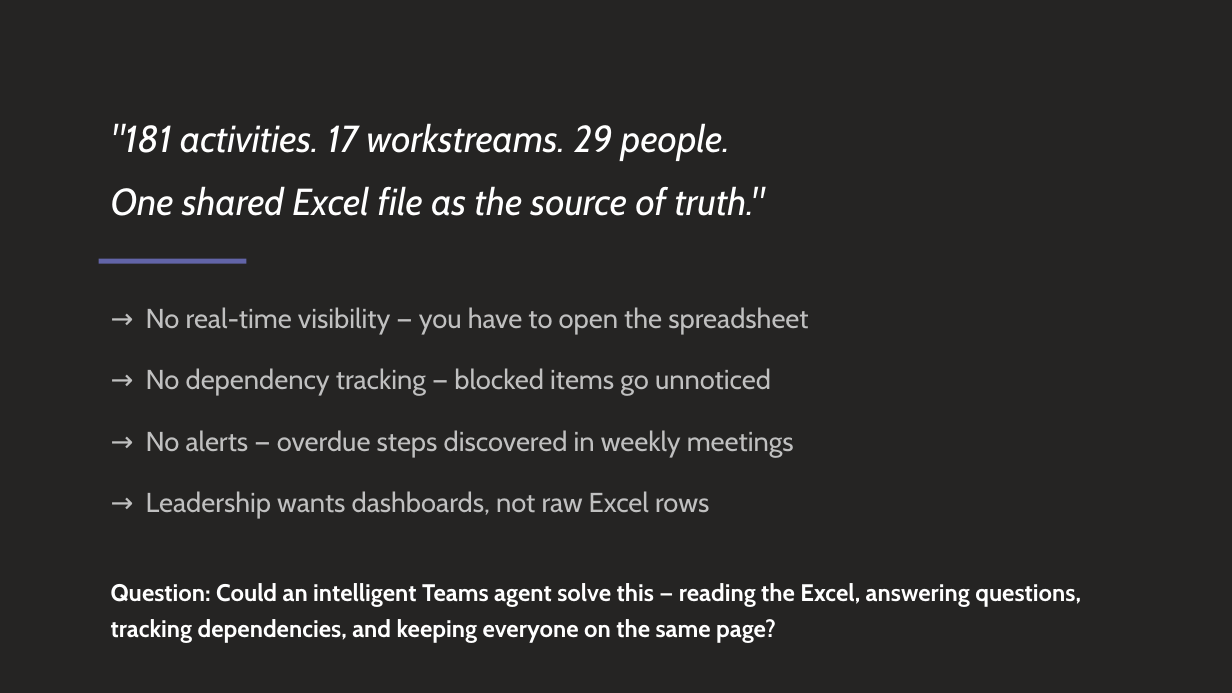
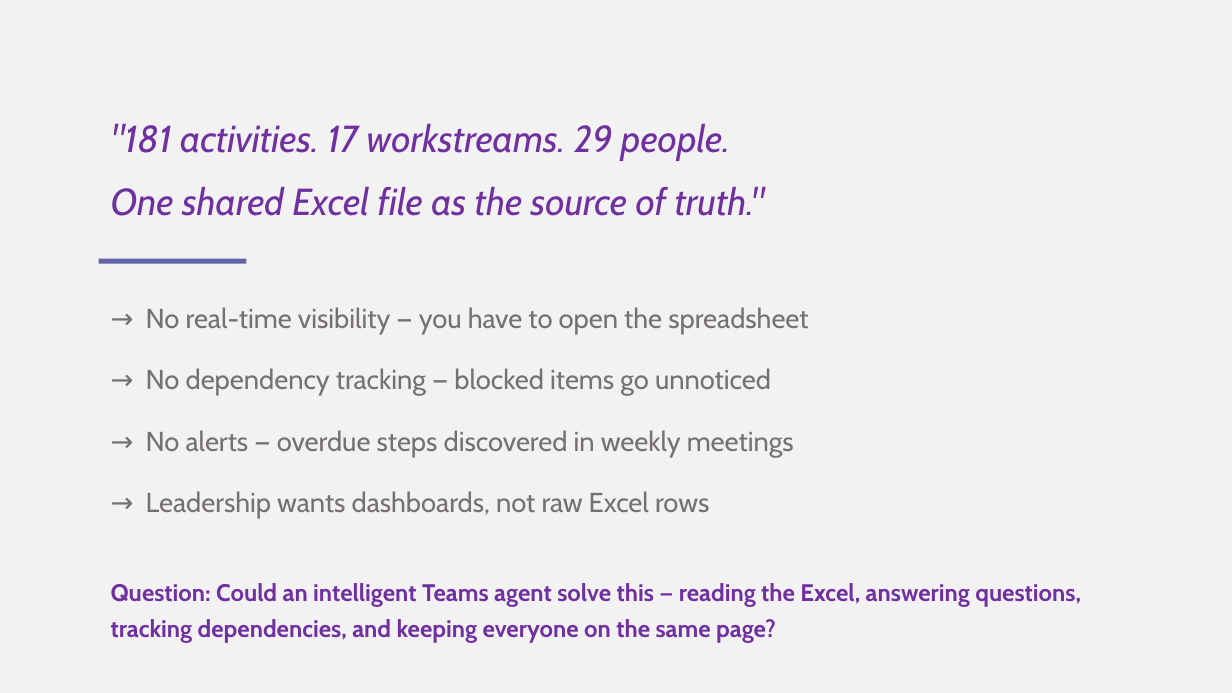
Before and after one commit to Saneesha-Rao/QQIA-Agent, a slide deck: slide 2 of docs/QQIA-Agent-Learnings.pptx. Drawn at 1232x693 pixels with LibreOffice and Linux fonts; fonts in the diff are those of the drawing. Boxes give left, top, right and bottom in pixels: in the first picture for what was removed or moved away, otherwise in the second. Text is boxed around its words. In the diff, an @@ line names an element or a change of style, - is before the commit and + after.

```diff
--- a/docs/QQIA-Agent-Learnings.pptx
+++ b/docs/QQIA-Agent-Learnings.pptx
@@ rectangle at <box>0,0,1232,692</box>: fill #252423 to #F2F2F2 @@
@@ text ""181 activities. 17 workstreams. 29 ..." at <box>111,123,765,216</box>: text colour #FFFFFF to #7030A0 @@
@@ text colour #C0C0C0 to #767171 in 4 elements at <box>146,307,808,334</box>, <box>146,368,771,395</box>, <box>146,430,794,457</box>, <box>146,491,709,519</box> @@
@@ text "Question: Could an intelligent Teams ..." at <box>111,583,1081,643</box>: text colour #FFFFFF to #7030A0 @@
```
Also in this commit, not shown: 3 other slides changed, 15 other files.
